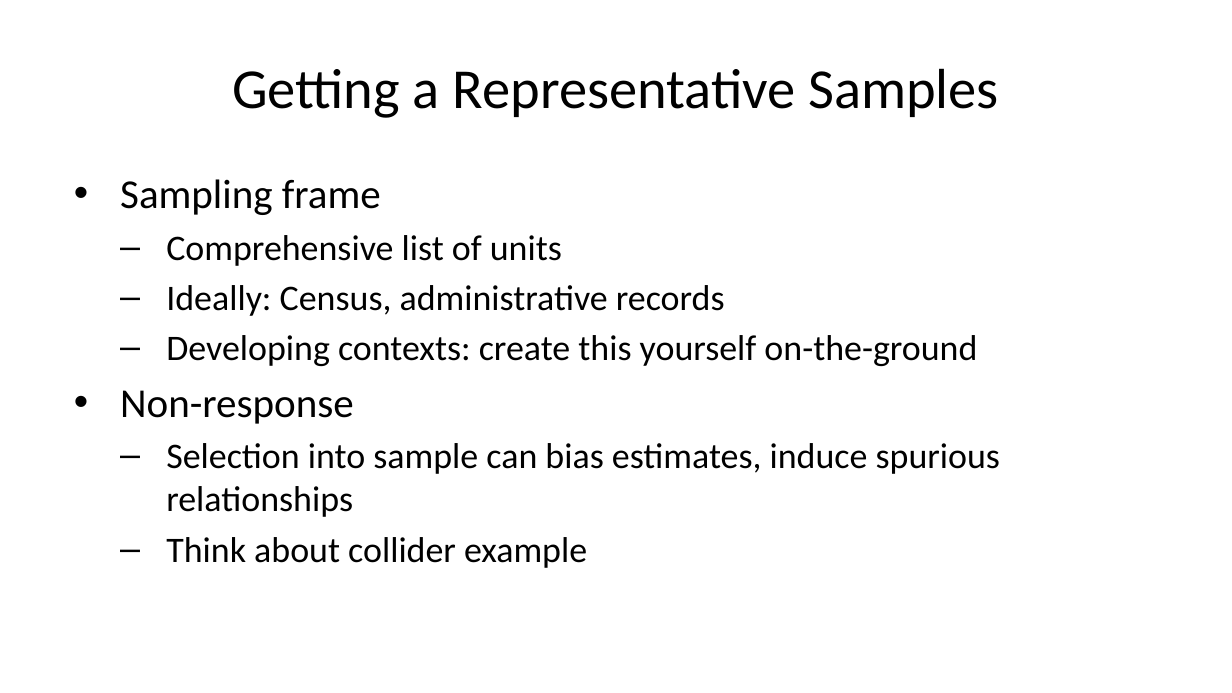
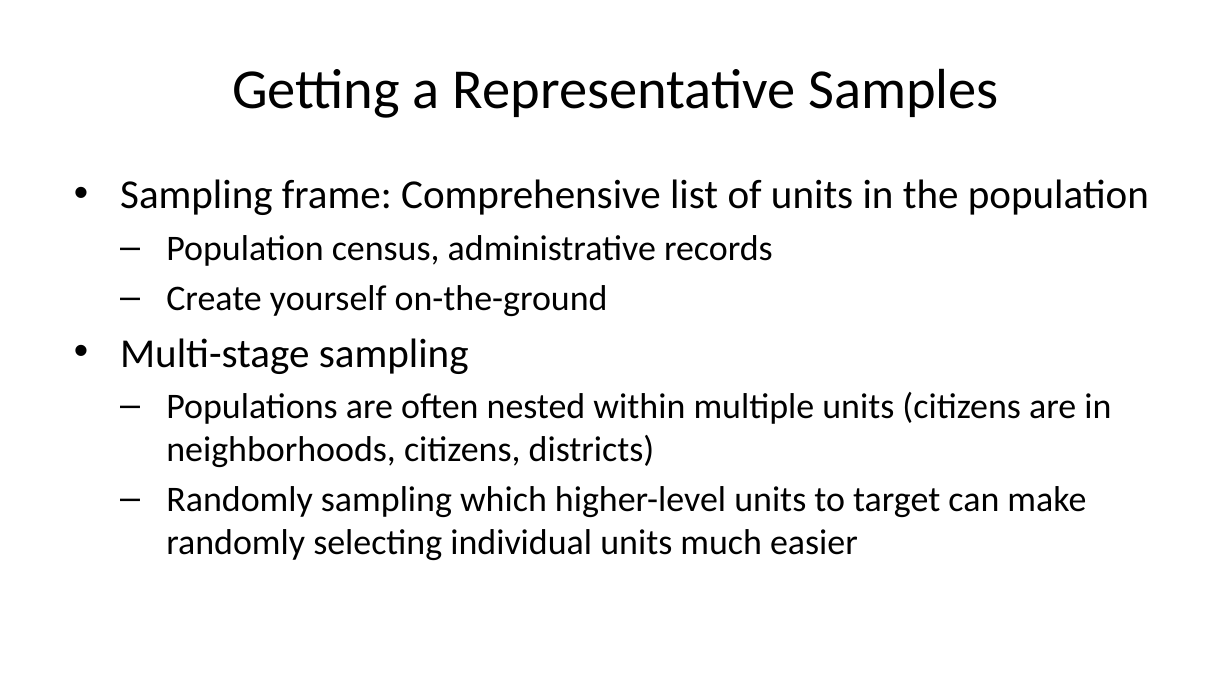
Before and after one commit to jrspringman/psci3200-globaldev, a slide deck: slide 4 of docs/slides/lees-sampling.pptx (slide 3 before the commit). Drawn at 1232x693 pixels with LibreOffice and Linux fonts; fonts in the diff are those of the drawing. Boxes give left, top, right and bottom in pixels: in the first picture for what was removed or moved away, otherwise in the second. Text is boxed around its words. In the diff, an @@ line names an element or a change of style, - is before the commit and + after.

```diff
--- a/docs/slides/lees-sampling.pptx
+++ b/docs/slides/lees-sampling.pptx
@@ text at (x1=120, y1=179, x2=1149, y2=560): text changed @@
-• Sampling frame
-  – Comprehensive list of units
-  – Ideally: Census, administrative records
-  – Developing contexts: create this yourself on-the-ground
-• Non-response
-  – Selection into sample can bias estimates, induce spurious relationships
-  – Think about collider example
+• Sampling frame: Comprehensive list of units in the population
+  – Population census, administrative records
+  – Create yourself on-the-ground
+• Multi-stage sampling
+  – Populations are often nested within multiple units (citizens are in neighborhoods, citizens, districts)
+  – Randomly sampling which higher-level units to target can make randomly selecting individual units much easier
```
Also in this commit, not shown: 5 other slides changed, 4 slides added, 3 slides removed, 7 other files.
